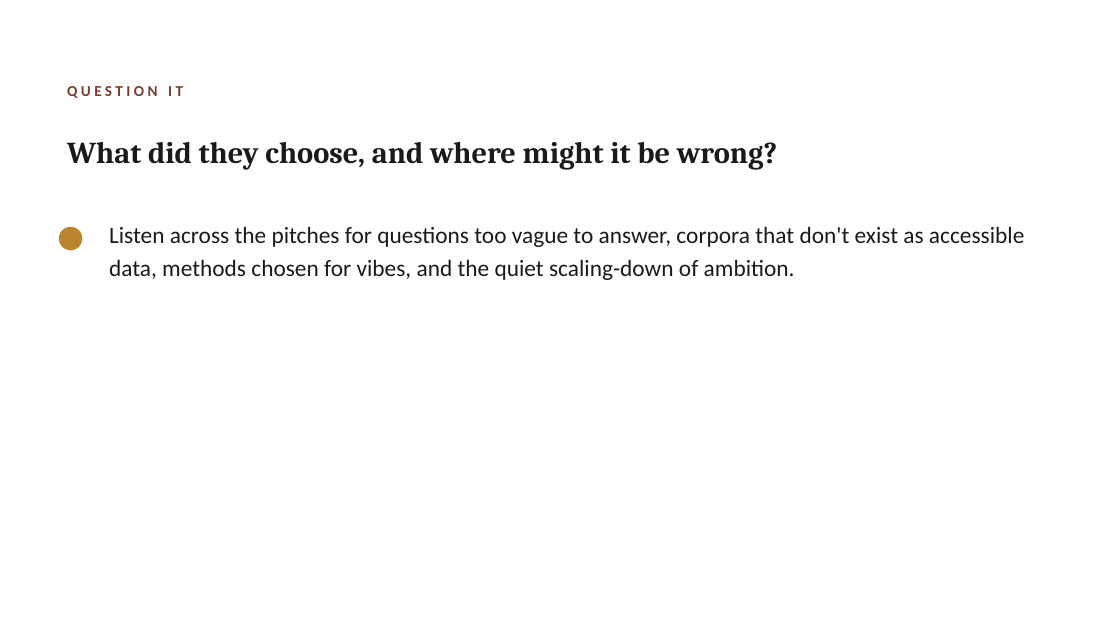
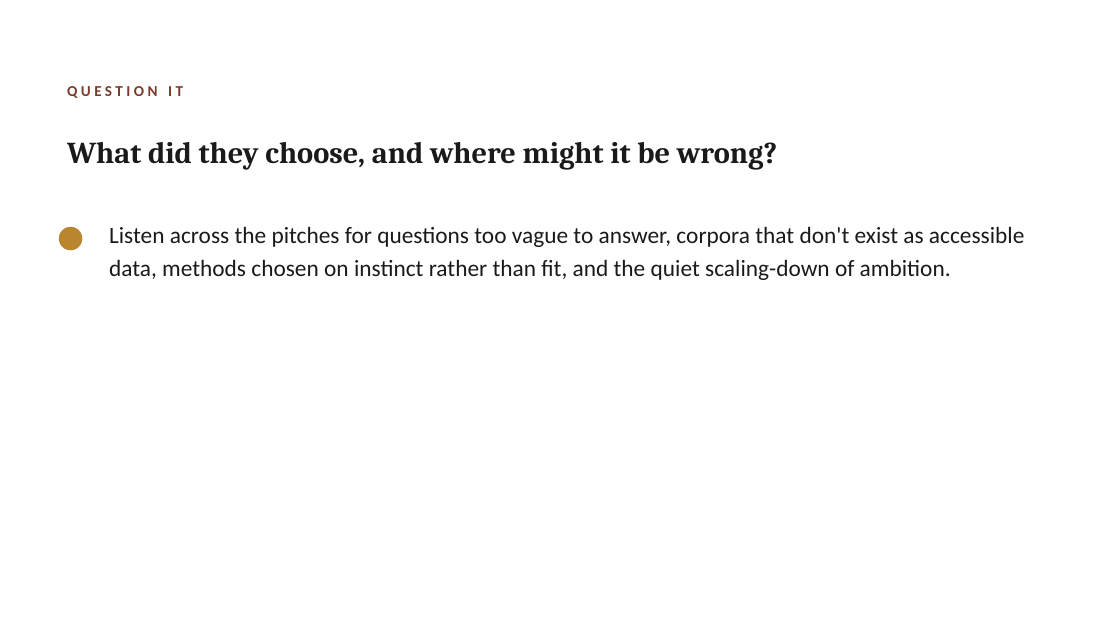
Before and after one commit to lucianli123/culture-as-data-2026, a slide deck: slide 3 of slides/pptx/week-04.pptx. Drawn at 1120x630 pixels with LibreOffice and Linux fonts; fonts in the diff are those of the drawing. Boxes give left, top, right and bottom in pixels: in the first picture for what was removed or moved away, otherwise in the second. Text is boxed around its words. In the diff, an @@ line names an element or a change of style, - is before the commit and + after.

```diff
--- a/slides/pptx/week-04.pptx
+++ b/slides/pptx/week-04.pptx
@@ text at [109,226,1024,280]: text changed @@
-Listen across the pitches for questions too vague to answer, corpora that don't exist as accessible data, methods chosen for vibes, and the quiet scaling-down of ambition.
+Listen across the pitches for questions too vague to answer, corpora that don't exist as accessible data, methods chosen on instinct rather than fit, and the quiet scaling-down of ambition.
```
Also in this commit, not shown: 4 other slides changed, 37 other files.
